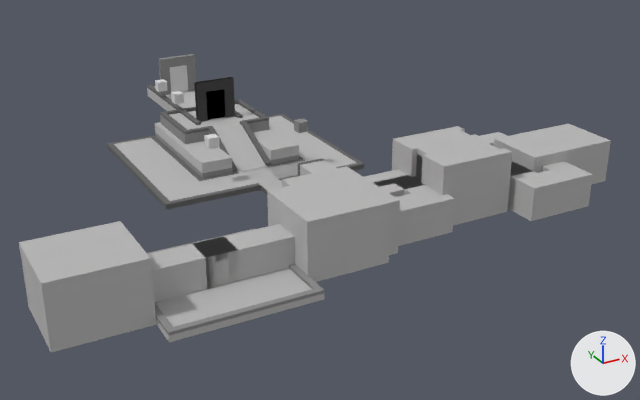
An edit to the Blender file Working/temple.blend, drawn before and after from the same camera.
Both versions are drawn from a 50 mm lens placed at (-64.2, -110.4, 62.1), pointed at (9.3, 23.3, -4.7). The axes (+X, +Y, +Z) are drawn at lower right. The lights are the same throughout.

Objects in the first picture: '4WayFrameL3', '4WayRoom3', 'Bend1', 'Bend2', 'ChoiceRoom', 'Door', 'DoorFrame', 'DoorInteractable.Open', 'DoorInteractable.Toggle', 'Foyer', 'JCorridorL2', 'JCorridorL3', 'Layer2Platform', 'Plane', 'Plane.001', 'PortalFrameL0', 'Pyramid', 'TrophyRoom'.
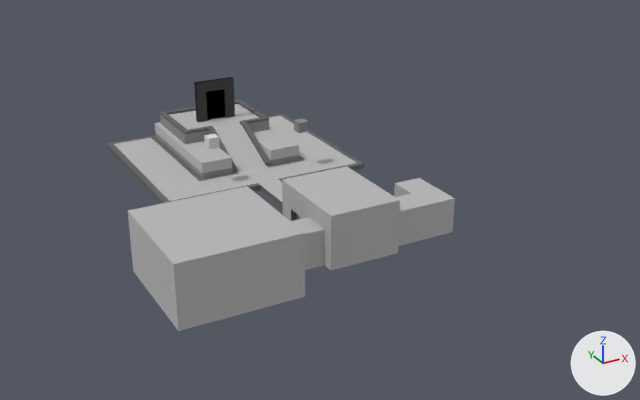
Changed parts and their boxes (x1, y1, x2, y2) in the pictures (640 x 400 px; the box of a moved part takes in the faces that stretch with it):
'4WayRoom', shown
    after: (128, 186, 324, 331)
'Plane', hidden
    before: (19, 221, 240, 352)
'Plane.001', hidden
    before: (193, 174, 391, 289)
'ChoiceRoom', hidden
    before: (373, 126, 532, 225)
'4WayRoom3', hidden
    before: (147, 228, 324, 342)
'TrophyRoom', hidden
    before: (494, 124, 611, 185)
'JCorridorL2', hidden
    before: (508, 161, 593, 221)
'Bend2', hidden
    before: (248, 157, 419, 193)
'DoorFrame', hidden
    before: (159, 54, 196, 95)
'Layer2Platform', hidden
    before: (147, 85, 243, 125)
'Door', hidden
    before: (170, 65, 188, 92)
'4WayFrameL3', hidden
    before: (193, 238, 239, 289)
'DoorInteractable.Open', hidden
    before: (171, 91, 184, 104)
'JCorridorL3', hidden
    before: (480, 132, 513, 162)
'DoorInteractable.Toggle', hidden
    before: (155, 79, 168, 92)
part 1 of me_plane_003, moved or reshaped (not visible before)
    after: (155, 241, 193, 331)
part 2 of me_plane_003, moved or reshaped (not visible before)
    after: (143, 227, 162, 307)
part 3 of me_plane_003, moved or reshaped (not visible before)
    after: (128, 208, 149, 291)
part 4 of me_plane_003, moved or reshaped (not visible before)
    after: (186, 215, 305, 327)
part 5 of me_plane_003, moved or reshaped (not visible before)
    after: (261, 202, 313, 270)
part 6 of me_plane_003, moved or reshaped (not visible before)
    after: (137, 186, 295, 259)
part 7 of me_cube_009, moved or reshaped (not visible afterwards)
    before: (193, 238, 222, 246)
'Foyer', unchanged, uncovered by the edit
    before: (282, 166, 400, 255)
    after: (282, 166, 400, 270)

Edits to the bpy script that builds the scene:
```text
Change me_plane_003:
    where me_plane_003.from_pydata(...)  # 362 vertices, 341 faces, 2 loose edges; spans x -23.0..1.0, y -8.0..7.0, z -1.0..9.0
    used by ob_4wayroom; location = (-7.0, -3.0, 0.0)
    me_plane_003 part 1: all 45 vertices in x -23.0..-21.0, y -8.0..-6.0, z -1.0..9.0 are moved by (-2.0, -2.0, 0.0)
    me_plane_003 part 2: all 78 vertices in x -23.0..-21.0, y -3.0..2.0, z -1.0..9.0 are moved by (-2.0, 0.0, 0.0)
    me_plane_003 part 3: all 45 vertices in x -23.0..-21.0, y 5.0..7.0, z -1.0..9.0 are moved by (-2.0, 2.0, 0.0)
    me_plane_003 part 4: all 45 vertices in x -10.0..-8.0, y -8.0..-6.0, z -1.0..9.0 are moved by (2.0, -2.0, 0.0)
    me_plane_003 part 5: all 64 vertices in x -10.0..-8.0, y -3.0..2.0, z -1.0..9.0 are moved by (2.0, 0.0, 0.0)
    me_plane_003 part 6: all 45 vertices in x -10.0..-8.0, y 5.0..7.0, z -1.0..9.0 are moved by (2.0, 2.0, 0.0)
Change me_cube_009:
    where me_cube_009.from_pydata(...)  # 60 vertices, 58 faces; spans x -2.5..2.5, y -2.5..2.5, z 0.0..5.0
    used by ob_4wayframel3; location = (-22.5, -3.5, 0.0)
    me_cube_009 part 7: all 24 vertices in x -2.5..2.5, y 2.35..2.5, z 0.0..5.0 are moved by (0.0, 1.0, 0.0)
Change ob_4wayroom:
    remove ob_4wayroom.hide_viewport = True
Change ob_plane:
    add ob_plane.hide_set(True)  # its collection is switched off
Change ob_doorinteractable_toggle:
    add ob_doorinteractable_toggle.hide_set(True)  # its collection is switched off
Change ob_door:
    add ob_door.hide_set(True)  # its collection is switched off
Change ob_doorframe:
    add ob_doorframe.hide_set(True)  # its collection is switched off
Change ob_jcorridorl3:
    add ob_jcorridorl3.hide_set(True)  # its collection is switched off
Change ob_trophyroom:
    add ob_trophyroom.hide_set(True)  # its collection is switched off
Change ob_bend2:
    add ob_bend2.hide_set(True)  # its collection is switched off
Change ob_layer2platform:
    add ob_layer2platform.hide_set(True)  # its collection is switched off
Change ob_doorinteractable_open:
    add ob_doorinteractable_open.hide_set(True)  # its collection is switched off
Change ob_plane_001:
    add ob_plane_001.hide_set(True)  # its collection is switched off
Change ob_choiceroom:
    add ob_choiceroom.hide_set(True)  # its collection is switched off
Change ob_4wayframel3:
    add ob_4wayframel3.hide_set(True)  # its collection is switched off
Change ob_4wayroom3:
    add ob_4wayroom3.hide_set(True)  # its collection is switched off
Change ob_jcorridorl2:
    add ob_jcorridorl2.hide_set(True)  # its collection is switched off
```
